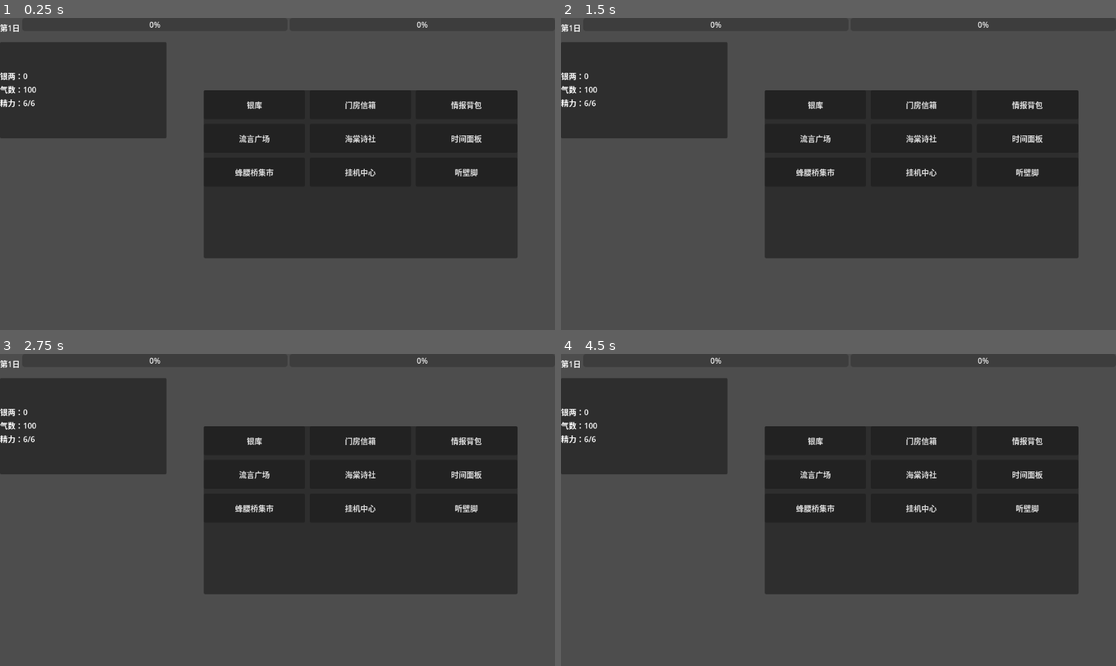
Above: before the commit, frames 1-4 (two rows, left to right).
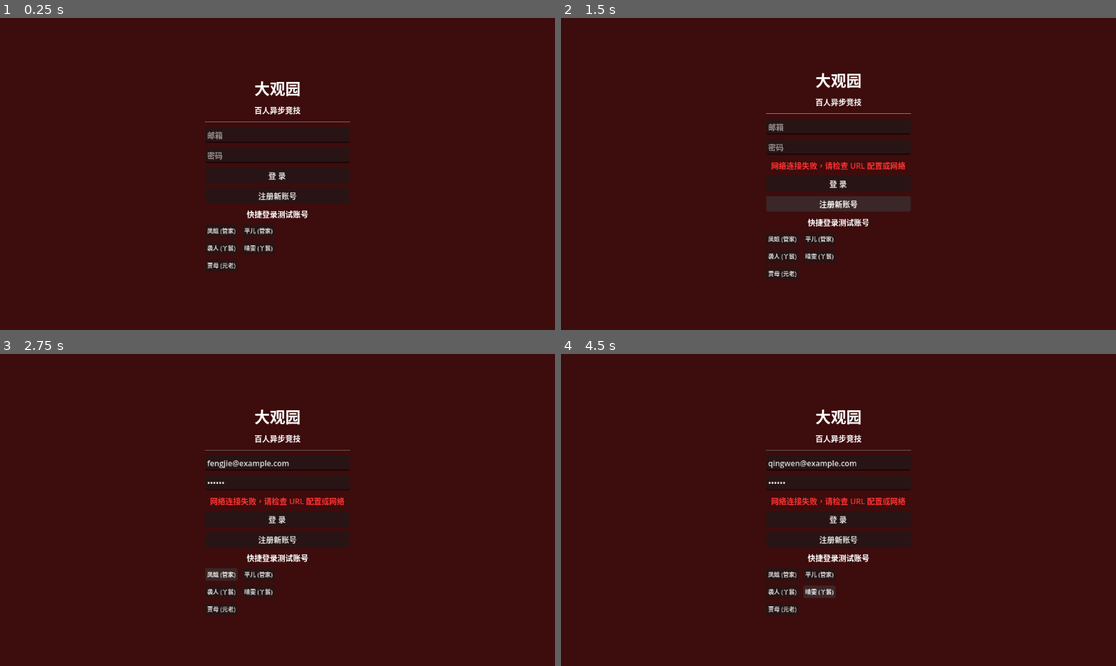
Above: after the commit, the same moments.

Repository: caifangwen/honglou
Game: Godot game, scene res://scenes/main/Main.tscn
Same seed, same stepped clock (60 frames per second), same inputs: the game is played once before the commit and once after it.
Inputs (mouse positions are in pixels of both pictures, inside the frame that each line leads up to):
- Up to frame 1 (0.25 s): no input
- Up to frame 2 (1.5 s): click (838, 174) at 0.5 s, where only the run after the commit has a clickable "登 录"; click (838, 205) at 1.25 s, where only the run after the commit has a clickable "注册新账号"
- Up to frame 3 (2.75 s): click (222, 575) at 2 s, where only the run after the commit has a clickable "凤姐 (管家)"
- Up to frame 4 (4.5 s): click (821, 575) at 2.75 s, where only the run after the commit has a clickable "平儿 (管家)"; click (783, 591) at 3.5 s, where only the run after the commit has a clickable "袭人 (丫鬟)"; click (821, 591) at 4.25 s, where only the run after the commit has a clickable "晴雯 (丫鬟)"

The runs differ from the first frame. In frame 1, 97% of the frame differs, in the area x 0-100%, y 0-100%; in frame 2, 96%; in frame 3, 97%; in frame 4, 97%.

Commit message:
完成 可以开始加新功能了

Diff:
--- a/core/PlayerState.gd
+++ b/core/PlayerState.gd
@@ -16,8 +16,11 @@
 # 各阶层通用数值（根据角色阶层初始化不同值）
 var stamina: int = 6:
 	set(val):
-		stamina = val
-		stamina_changed.emit(stamina)
+		if stamina != val:
+			stamina = val
+			# 更新基础值时重置刷新时间，以当前时间为准
+			last_stamina_refresh = int(Time.get_unix_time_from_system())
+			stamina_changed.emit(stamina)
 var stamina_max: int = 6
 var qi_shu: int = GameConfig.INIT_QI_SHU:
 	set(val):
@@ -54,6 +57,14 @@
 	current_game_id = _safe_get(row, "current_game_id", "")
 	stamina         = _safe_get(row, "stamina", stamina)
 	stamina_max     = _safe_get(row, "stamina_max", stamina_max)
+
+	# 处理精力刷新时间
+	var refreshed_at = _safe_get(row, "stamina_refreshed_at", "")
+	if refreshed_at != "":
+		last_stamina_refresh = _parse_iso_timestamp(refreshed_at)
+	else:
+		last_stamina_refresh = int(Time.get_unix_time_from_system())
+
 	qi_shu          = _safe_get(row, "qi_points", qi_shu)
 	silver          = _safe_get(row, "silver", silver)
 	face_value      = _safe_get(row, "face_value", face_value)
@@ -63,6 +74,13 @@
 func _safe_get(dict: Dictionary, key: String, default: Variant) -> Variant:
 	var val: Variant = dict.get(key)
 	return val if val != null else default
+
+func _parse_iso_timestamp(iso_str: String) -> int:
+	if iso_str == "":
+		return int(Time.get_unix_time_from_system())
+	# 处理常见格式，去掉 T、Z、+ 等干扰
+	var clean = iso_str.replace("T", " ").split("+")[0].split("Z")[0]
+	return int(Time.get_unix_time_from_datetime_string(clean))
 
 func initialize(role: String) -> void:
 	role_class = role
@@ -87,7 +105,31 @@
 	var current: int = get_current_stamina()
 	if current < amount:
 		return false
+	# 设置 stamina 会触发 setter 自动更新 last_stamina_refresh 和发出信号
 	stamina = current - amount
-	last_stamina_refresh = int(Time.get_unix_time_from_system())
-	stamina_changed.emit(stamina)
+	# 消耗精力后同步到数据库
+	sync_to_db()
 	return true
+
+func sync_to_db() -> void:
+	if player_db_id == "":
+		print("[PlayerState] player_db_id is empty, skipping sync")
+		return
+
+	var data = {
+		"stamina": stamina,
+		"stamina_refreshed_at": Time.get_datetime_string_from_system(false, true),
+		"qi_points": qi_shu,
+		"silver": silver,
+		"prestige": prestige,
+		"loyalty": loyalty,
+		"face_value": face_value
+	}
+
+	print("[PlayerState] Syncing to DB: ", data)
+	# 使用 db_update 而不是 update_into_table，因为 db_update 处理了 rest/v1 前缀
+	var res = await SupabaseManager.db_update("players", "id=eq." + player_db_id, data)
+	if res["code"] != 200:
+		push_error("[PlayerState] Sync to DB failed: " + str(res.get("error", "unknown")))
+	else:
+		print("[PlayerState] Sync to DB successful")
--- a/features/eavesdrop/EavesdropHub.gd
+++ b/features/eavesdrop/EavesdropHub.gd
@@ -154,7 +154,7 @@
 
 func _on_back_pressed():
 	back_pressed.emit()
-	get_tree().change_scene_to_file("res://scenes/Hub.tscn")
+	get_tree().change_scene_to_file("res://scenes/main/Hub.tscn")
 
 func _on_refresh_pressed():
 	refresh_btn.disabled = true
--- a/features/eavesdrop/EavesdropScene.gd
+++ b/features/eavesdrop/EavesdropScene.gd
@@ -4,13 +4,13 @@
 
 signal eavesdrop_started(success: bool)
 
-@onready var grid_container = $MainContainer/GridContainer
+@onready var grid_container = $MainContainer/ScrollContainer/GridContainer
 @onready var duration_spin = $MainContainer/ControlPanel/DurationPanel/VBoxContainer/SpinBox
 @onready var start_btn = $BottomBar/StartBtn
 @onready var duo_panel = $MainContainer/ControlPanel/DuoPanel
 @onready var partner_label = $MainContainer/ControlPanel/DuoPanel/VBoxContainer/PartnerLabel
 @onready var partner_scene_option = $MainContainer/ControlPanel/DuoPanel/VBoxContainer/OptionButton
-@onready var duo_hint_label = $MainContainer/ControlPanel/DuoHintLabel
+@onready var duo_hint_label = $MainContainer/DuoHintLabel
 @onready var back_btn = $TopBar/BackButton
 @onready var stamina_label = $TopBar/StaminaLabel
 @onready var refresh_btn = $TopBar/RefreshBtn
@@ -43,10 +43,27 @@
 	print("[EavesdropScene] Checking partner relationship...")
 	await _check_partner_relationship()
 
+	# 连接精力变化信号，确保 UI 同步
+	if not PlayerState.stamina_changed.is_connected(_on_stamina_changed_signal):
+		PlayerState.stamina_changed.connect(_on_stamina_changed_signal)
+
+	# 主动刷新一次最新的玩家状态（确保与其他模块同步）
+	await _refresh_player_state()
+
 	# 更新精力显示
 	_update_stamina_display_async()
 
 	print("[EavesdropScene] _ready completed")
+
+func _refresh_player_state():
+	print("[EavesdropScene] _refresh_player_state called")
+	var res = await SupabaseManager.db_get("/rest/v1/players?auth_uid=eq.%s&select=*" % SupabaseManager.current_uid)
+	if res["code"] == 200 and not res["data"].is_empty():
+		PlayerState.load_from_db(res["data"][0])
+		print("[EavesdropScene] PlayerState refreshed from DB")
+
+func _on_stamina_changed_signal(_new_val):
+	_update_stamina_display_async()
 
 func _setup_static_ui():
 	print("[EavesdropScene] _setup_static_ui called")
@@ -378,14 +395,17 @@
 
 func _add_debug_stamina():
 	PlayerState.stamina = min(PlayerState.stamina + 3, PlayerState.stamina_max)
-	PlayerState.last_stamina_refresh = int(Time.get_unix_time_from_system())
+	# 不需要手动设置 last_stamina_refresh，setter 已经处理了
 
 	print("[EavesdropScene] 调试：精力已设置为 %d/%d" % [PlayerState.stamina, PlayerState.stamina_max])
+
+	# 同步到数据库，使其他场景可见
+	await PlayerState.sync_to_db()
 
 	# 更新显示
 	_update_stamina_display_async()
 
-	_show_info("精力已补充 3 点，当前：%d/%d" % [PlayerState.stamina, PlayerState.stamina_max])
+	_show_info("精力已补充 3 点，当前：%d/%d (已同步至云端)" % [PlayerState.stamina, PlayerState.stamina_max])
 
 func _on_start_pressed():
 	print("[EavesdropScene] _on_start_pressed called")
@@ -451,7 +471,7 @@
 		# 延迟后返回，使用 call_deferred 避免场景切换问题
 		await get_tree().create_timer(1.5).timeout
 		if is_instance_valid(self):
-			get_tree().change_scene_to_file.call_deferred("res://scenes/Hub.tscn")
+			get_tree().change_scene_to_file.call_deferred("res://scenes/main/Hub.tscn")
 	else:
 		_show_error("开始挂机失败，请查看控制台日志获取详细信息")
 		start_btn.disabled = false
@@ -476,7 +496,7 @@
 	var tree = get_tree()
 	if not tree or not is_instance_valid(tree):
 		return
-	var err = tree.change_scene_to_file("res://scenes/Hub.tscn")
+	var err = tree.change_scene_to_file("res://scenes/main/Hub.tscn")
 	if err != OK:
 		push_error("[EavesdropScene] Failed to change scene: %d" % err)
 
--- a/features/eavesdrop/EavesdropScene.tscn
+++ b/features/eavesdrop/EavesdropScene.tscn
@@ -11,6 +11,15 @@
 grow_vertical = 2
 script = ExtResource("1_script")
 
+[node name="Background" type="ColorRect" parent="."]
+layout_mode = 1
+anchors_preset = 15
+anchor_right = 1.0
+anchor_bottom = 1.0
+grow_horizontal = 2
+grow_vertical = 2
+color = Color(0.12, 0.12, 0.15, 1)
+
 [node name="ErrorDialog" type="AcceptDialog" parent="." unique_id=2093142222]
 title = "错误"
 size = Vector2i(400, 150)
@@ -23,84 +32,59 @@
 title = "精力调试"
 size = Vector2i(450, 200)
 
-[node name="TopBar" type="HBoxContainer" parent="."]
-layout_mode = 1
-anchors_preset = 10
-anchor_right = 1.0
-offset_bottom = 50.0
-grow_horizontal = 2
-theme_override_constants/separation = 15
-mouse_filter = 2
-
-[node name="BackButton" type="Button" parent="TopBar"]
-custom_minimum_size = Vector2(100, 40)
-layout_mode = 2
-mouse_filter = 2
-text = "返回"
-
-[node name="StaminaLabel" type="Label" parent="TopBar"]
-layout_mode = 2
-theme_override_font_sizes/font_size = 16
-text = "当前精力：8/8 | 消耗：2"
-horizontal_alignment = 0
-mouse_filter = 1
-
-[node name="RefreshBtn" type="Button" parent="TopBar"]
-custom_minimum_size = Vector2(100, 40)
-layout_mode = 2
-mouse_filter = 2
-text = "刷新"
-
-[node name="DebugStaminaBtn" type="Button" parent="TopBar"]
-custom_minimum_size = Vector2(120, 40)
-layout_mode = 2
-mouse_filter = 2
-text = "调试：精力 +3"
-
 [node name="MainContainer" type="VBoxContainer" parent="."]
 layout_mode = 1
 anchors_preset = 15
 anchor_right = 1.0
 anchor_bottom = 1.0
-offset_top = 60.0
-offset_bottom = -90.0
+offset_left = 30.0
+offset_top = 80.0
+offset_right = -30.0
+offset_bottom = -110.0
 grow_horizontal = 2
 grow_vertical = 2
-theme_override_constants/separation = 10
+theme_override_constants/separation = 15
+mouse_filter = 1
 
 [node name="TitleLabel" type="Label" parent="MainContainer"]
 layout_mode = 2
-theme_override_font_sizes/font_size = 24
+theme_override_font_sizes/font_size = 28
 text = "选择监听场景"
 horizontal_alignment = 1
 
-[node name="GridContainer" type="GridContainer" parent="MainContainer"]
+[node name="ScrollContainer" type="ScrollContainer" parent="MainContainer"]
 layout_mode = 2
 size_flags_vertical = 3
-theme_override_constants/h_separation = 15
-theme_override_constants/v_separation = 15
+horizontal_scroll_mode = 0
+
+[node name="GridContainer" type="GridContainer" parent="MainContainer/ScrollContainer"]
+layout_mode = 2
+size_flags_horizontal = 3
+theme_override_constants/h_separation = 20
+theme_override_constants/v_separation = 20
 columns = 3
 
 [node name="ControlPanel" type="HBoxContainer" parent="MainContainer"]
 layout_mode = 2
-theme_override_constants/separation = 20
+theme_override_constants/separation = 30
 alignment = 1
 
-[node name="DurationPanel" type="PanelContainer" parent="ControlPanel"]
-custom_minimum_size = Vector2(250, 60)
+[node name="DurationPanel" type="PanelContainer" parent="MainContainer/ControlPanel"]
+custom_minimum_size = Vector2(250, 80)
 layout_mode = 2
 
-[node name="VBoxContainer" type="VBoxContainer" parent="ControlPanel/DurationPanel"]
+[node name="VBoxContainer" type="VBoxContainer" parent="MainContainer/ControlPanel/DurationPanel"]
 layout_mode = 2
 theme_override_constants/separation = 5
+alignment = 1
 
-[node name="DurationLabel" type="Label" parent="ControlPanel/DurationPanel/VBoxContainer"]
+[node name="DurationLabel" type="Label" parent="MainContainer/ControlPanel/DurationPanel/VBoxContainer"]
 layout_mode = 2
 theme_override_font_sizes/font_size = 16
-text = "挂机时长："
+text = "挂机时长（小时）"
 horizontal_alignment = 1
 
-[node name="SpinBox" type="SpinBox" parent="ControlPanel/DurationPanel/VBoxContainer"]
+[node name="SpinBox" type="SpinBox" parent="MainContainer/ControlPanel/DurationPanel/VBoxContainer"]
 layout_mode = 2
 size_flags_horizontal = 4
 min_value = 1.0
@@ -108,48 +92,92 @@
 value = 1.0
 alignment = 1
 
-[node name="DuoPanel" type="PanelContainer" parent="ControlPanel"]
+[node name="DuoPanel" type="PanelContainer" parent="MainContainer/ControlPanel"]
 visible = false
-custom_minimum_size = Vector2(300, 60)
+custom_minimum_size = Vector2(300, 80)
 layout_mode = 2
 
-[node name="VBoxContainer" type="VBoxContainer" parent="ControlPanel/DuoPanel"]
+[node name="VBoxContainer" type="VBoxContainer" parent="MainContainer/ControlPanel/DuoPanel"]
 layout_mode = 2
 theme_override_constants/separation = 5
+alignment = 1
 
-[node name="PartnerLabel" type="Label" parent="ControlPanel/DuoPanel/VBoxContainer"]
+[node name="PartnerLabel" type="Label" parent="MainContainer/ControlPanel/DuoPanel/VBoxContainer"]
 layout_mode = 2
 theme_override_font_sizes/font_size = 16
 text = "搭档：某某某"
 horizontal_alignment = 1
 
-[node name="OptionButton" type="OptionButton" parent="ControlPanel/DuoPanel/VBoxContainer"]
+[node name="OptionButton" type="OptionButton" parent="MainContainer/ControlPanel/DuoPanel/VBoxContainer"]
 layout_mode = 2
 size_flags_horizontal = 4
 alignment = 1
 
-[node name="DuoHintLabel" type="Label" parent="ControlPanel"]
+[node name="DuoHintLabel" type="Label" parent="MainContainer"]
 layout_mode = 2
 theme_override_colors/font_color = Color(0.7, 0.7, 0.7, 1)
-theme_override_font_sizes/font_size = 12
+theme_override_font_sizes/font_size = 14
 text = "提示：与丫鬟建立对食关系后可启用双人挂机，获得额外情报奖励"
+horizontal_alignment = 1
 autowrap_mode = 2
 
+[node name="TopBar" type="HBoxContainer" parent="."]
+z_index = 10
+layout_mode = 1
+anchors_preset = 10
+anchor_right = 1.0
+offset_left = 20.0
+offset_top = 15.0
+offset_right = -20.0
+offset_bottom = 65.0
+grow_horizontal = 2
+theme_override_constants/separation = 15
+mouse_filter = 0
+
+[node name="BackButton" type="Button" parent="TopBar"]
+custom_minimum_size = Vector2(120, 45)
+layout_mode = 2
+mouse_filter = 0
+text = "返回"
+
+[node name="StaminaLabel" type="Label" parent="TopBar"]
+layout_mode = 2
+size_flags_horizontal = 3
+theme_override_font_sizes/font_size = 18
+text = "当前精力：8/8 | 消耗：2"
+horizontal_alignment = 1
+vertical_alignment = 1
+mouse_filter = 1
+
+[node name="RefreshBtn" type="Button" parent="TopBar"]
+custom_minimum_size = Vector2(100, 45)
+layout_mode = 2
+mouse_filter = 0
+text = "刷新"
+
+[node name="DebugStaminaBtn" type="Button" parent="TopBar"]
+custom_minimum_size = Vector2(140, 45)
+layout_mode = 2
+mouse_filter = 0
+text = "调试：精力 +3"
+
 [node name="BottomBar" type="HBoxContainer" parent="."]
+z_index = 10
 layout_mode = 1
 anchors_preset = 12
 anchor_top = 1.0
 anchor_right = 1.0
 anchor_bottom = 1.0
-offset_top = -80.0
+offset_top = -100.0
 grow_horizontal = 2
 grow_vertical = 0
 theme_override_constants/separation = 20
 alignment = 1
+mouse_filter = 0
 
 [node name="StartBtn" type="Button" parent="BottomBar"]
-custom_minimum_size = Vector2(300, 60)
+custom_minimum_size = Vector2(400, 70)
 layout_mode = 2
-size_flags_horizontal = 3
 theme_override_font_sizes/font_size = 24
+mouse_filter = 0
 text = "开始挂机"
--- a/features/eavesdrop/IntelBag.gd
+++ b/features/eavesdrop/IntelBag.gd
@@ -401,8 +401,8 @@
 # UI 更新
 # ---------------------------------------------------------
 
-func _on_stamina_changed(val: int) -> void:
-	stamina_label.text = "精力：%d/%d" % [val, PlayerState.stamina_max]
+func _on_stamina_changed(_val: int) -> void:
+	stamina_label.text = "精力：%d/%d" % [PlayerState.get_current_stamina(), PlayerState.stamina_max]
 
 func _on_qi_shu_changed(val: int) -> void:
 	qi_shu_label.text = "气数：%d" % val
@@ -435,10 +435,10 @@
 	get_tree().change_scene_to_file("res://features/eavesdrop/EavesdropScene.tscn")
 
 func _on_go_market_pressed() -> void:
-	get_tree().change_scene_to_file("res://scenes/Market.tscn")
+	get_tree().change_scene_to_file("res://features/market/BridgeMarket.tscn")
 
 func _on_BackBtn_pressed() -> void:
-	get_tree().change_scene_to_file("res://scenes/Hub.tscn")
+	get_tree().change_scene_to_file("res://scenes/main/Hub.tscn")
 
 func _on_InboxBtn_pressed() -> void:
-	get_tree().change_scene_to_file("res://scenes/Inbox.tscn")
+	get_tree().change_scene_to_file("res://features/inbox/Inbox.tscn")
--- a/features/eavesdrop/IntelBagUI.gd
+++ b/features/eavesdrop/IntelBagUI.gd
@@ -9,7 +9,7 @@
 	current_listen_label.text = "当前监听地点：无"
 
 func _on_BackBtn_pressed() -> void:
-	get_tree().change_scene_to_file("res://scenes/Hub.tscn")
+	get_tree().change_scene_to_file("res://scenes/main/Hub.tscn")
 
 func _on_YiHongYuanBtn_pressed() -> void:
 	_set_listen_location("怡红院后窗")
--- a/features/eavesdrop/IntelIntercept.gd
+++ b/features/eavesdrop/IntelIntercept.gd
@@ -19,6 +19,14 @@
 func _ready():
 	_setup_ui()
 	await _load_targets()
+
+	# 连接精力变化信号，确保 UI 同步
+	if not PlayerState.stamina_changed.is_connected(_on_stamina_changed_signal):
+		PlayerState.stamina_changed.connect(_on_stamina_changed_signal)
+
+	_update_stamina_display()
+
+func _on_stamina_changed_signal(_new_val):
 	_update_stamina_display()
 
 func _setup_ui():
--- a/features/inbox/InboxUI.gd
+++ b/features/inbox/InboxUI.gd
@@ -107,4 +107,4 @@
 		_update_unread_count(await InboxManager.load_inbox(current_tab))
 
 func _on_BackBtn_pressed() -> void:
-	get_tree().change_scene_to_file("res://scenes/Hub.tscn")
+	get_tree().change_scene_to_file("res://scenes/main/Hub.tscn")
--- a/features/market/MarketUI.gd
+++ b/features/market/MarketUI.gd
@@ -6,7 +6,7 @@
 	$Header/InboxBtn.pressed.connect(_on_InboxBtn_pressed)
 
 func _on_BackBtn_pressed() -> void:
-	get_tree().change_scene_to_file("res://scenes/Hub.tscn")
+	get_tree().change_scene_to_file("res://scenes/main/Hub.tscn")
 
 func _on_InboxBtn_pressed() -> void:
-	get_tree().change_scene_to_file("res://scenes/Inbox.tscn")
+	get_tree().change_scene_to_file("res://features/inbox/Inbox.tscn")
--- a/features/poetry/PoetryHallUI.gd
+++ b/features/poetry/PoetryHallUI.gd
@@ -8,7 +8,7 @@
     $Header/InboxBtn.pressed.connect(_on_InboxBtn_pressed)
 
 func _on_BackBtn_pressed() -> void:
-    get_tree().change_scene_to_file("res://scenes/Hub.tscn")
+    get_tree().change_scene_to_file("res://scenes/main/Hub.tscn")
 
 func _on_InboxBtn_pressed() -> void:
-    get_tree().change_scene_to_file("res://scenes/Inbox.tscn")
+    get_tree().change_scene_to_file("res://features/inbox/Inbox.tscn")
--- a/features/rumor/RumorBoardUI.gd
+++ b/features/rumor/RumorBoardUI.gd
@@ -42,7 +42,7 @@
 		_load_rumors()
 
 func _on_back_pressed():
-	get_tree().change_scene_to_file("res://scenes/Hub.tscn")
+	get_tree().change_scene_to_file("res://scenes/main/Hub.tscn")
 
 func _on_publish_btn_pressed():
 	# Reuse existing panel or create new one
--- a/features/settlement/SettlementUI.gd
+++ b/features/settlement/SettlementUI.gd
@@ -8,4 +8,4 @@
     pass
 
 func _on_BackBtn_pressed() -> void:
-    get_tree().change_scene_to_file("res://scenes/Hub.tscn")
+    get_tree().change_scene_to_file("res://scenes/main/Hub.tscn")
--- a/features/treasury/TreasuryUI.gd
+++ b/features/treasury/TreasuryUI.gd
@@ -86,20 +86,18 @@
 		push_error("[TreasuryUI] Supabase current_uid is empty")
 		return
 
-	# 1. 获取 players 表中的最新私产和精力
+	# 1. 获取 players 表中的最新属性
 	var p_res = await SupabaseManager.db_get("/rest/v1/players?auth_uid=eq.%s&select=*" % steward_uid)
 	if p_res["code"] == 200 and not p_res["data"].is_empty():
 		var p_data = p_res["data"][0]
-		var private_silver = p_data.get("private_silver", 0)
-		var current_stamina = p_data.get("stamina", 0)
-		var max_stamina = p_data.get("stamina_max", 6)
-		var p_db_id = p_data.get("id", "")
-
-		# 同步到 PlayerState
-		PlayerState.silver = private_silver
-		PlayerState.stamina = current_stamina
-		PlayerState.stamina_max = max_stamina
-		PlayerState.player_db_id = p_db_id
+
+		# 使用 PlayerState 统一加载
+		PlayerState.load_from_db(p_data)
+
+		var private_silver = PlayerState.silver
+		var current_stamina = PlayerState.get_current_stamina()
+		var max_stamina = PlayerState.stamina_max
+		var p_db_id = PlayerState.player_db_id
 
 		if private_assets_label:
 			private_assets_label.text = "个人私产: %d" % private_silver
@@ -741,7 +739,7 @@
 	print("[Debug] No players to distribute to")
 
 func _on_BackBtn_pressed() -> void:
-	get_tree().change_scene_to_file("res://scenes/Hub.tscn")
+	get_tree().change_scene_to_file("res://scenes/main/Hub.tscn")
 
 func _on_InboxBtn_pressed() -> void:
-	get_tree().change_scene_to_file("res://scenes/Inbox.tscn")
+	get_tree().change_scene_to_file("res://features/inbox/Inbox.tscn")
--- a/scenes/debug/DebugPanelUI.gd
+++ b/scenes/debug/DebugPanelUI.gd
@@ -27,7 +27,7 @@
 	_log("调试面板已就绪", "SYSTEM")
 
 func _on_BackBtn_pressed():
-	get_tree().change_scene_to_file("res://scenes/Hub.tscn")
+	get_tree().change_scene_to_file("res://scenes/main/Hub.tscn")
 
 func _setup_ui():
 	# 清空现有 UI
--- a/scenes/main/Hub.tscn
+++ b/scenes/main/Hub.tscn
@@ -100,21 +100,18 @@
 custom_minimum_size = Vector2(120, 60)
 layout_mode = 2
 size_flags_horizontal = 3
-mouse_filter = 2
 text = "银库"
 
 [node name="InboxBtn" type="Button" parent="NavigationPanel/NavigationVBox/Row1"]
 custom_minimum_size = Vector2(120, 60)
 layout_mode = 2
 size_flags_horizontal = 3
-mouse_filter = 2
 text = "门房信箱"
 
 [node name="IntelBagBtn" type="Button" parent="NavigationPanel/NavigationVBox/Row1"]
 custom_minimum_size = Vector2(120, 60)
 layout_mode = 2
 size_flags_horizontal = 3
-mouse_filter = 2
 text = "情报背包"
 
 [node name="Row2" type="HBoxContainer" parent="NavigationPanel/NavigationVBox"]
@@ -125,21 +122,18 @@
 custom_minimum_size = Vector2(120, 60)
 layout_mode = 2
 size_flags_horizontal = 3
-mouse_filter = 2
 text = "流言广场"
 
 [node name="PoetryHallBtn" type="Button" parent="NavigationPanel/NavigationVBox/Row2"]
 custom_minimum_size = Vector2(120, 60)
 layout_mode = 2
 size_flags_horizontal = 3
-mouse_filter = 2
 text = "海棠诗社"
 
 [node name="TimePanelBtn" type="Button" parent="NavigationPanel/NavigationVBox/Row2"]
 custom_minimum_size = Vector2(120, 60)
 layout_mode = 2
 size_flags_horizontal = 3
-mouse_filter = 2
 text = "时间面板"
 
 [node name="Row3" type="HBoxContainer" parent="NavigationPanel/NavigationVBox"]
@@ -150,21 +144,18 @@
 custom_minimum_size = Vector2(120, 60)
 layout_mode = 2
 size_flags_horizontal = 3
-mouse_filter = 2
 text = "蜂腰桥集市"
 
 [node name="EavesdropHubBtn" type="Button" parent="NavigationPanel/NavigationVBox/Row3"]
 custom_minimum_size = Vector2(120, 60)
 layout_mode = 2
 size_flags_horizontal = 3
-mouse_filter = 2
 text = "挂机中心"
 
 [node name="EavesdropBtn" type="Button" parent="NavigationPanel/NavigationVBox/Row3"]
 custom_minimum_size = Vector2(120, 60)
 layout_mode = 2
 size_flags_horizontal = 3
-mouse_filter = 2
 text = "听壁脚"
 
 [node name="NotificationList" type="VBoxContainer" parent="."]
@@ -183,13 +174,3 @@
 anchor_bottom = 1.0
 visible = false
 mouse_filter = 1
-
-[connection signal="pressed" from="NavigationGrid/TreasuryBtn" to="." method="_on_TreasuryBtn_pressed"]
-[connection signal="pressed" from="NavigationGrid/InboxBtn" to="." method="_on_InboxBtn_pressed"]
-[connection signal="pressed" from="NavigationGrid/IntelBagBtn" to="." method="_on_IntelBagBtn_pressed"]
-[connection signal="pressed" from="NavigationGrid/RumorBoardBtn" to="." method="_on_RumorBoardBtn_pressed"]
-[connection signal="pressed" from="NavigationGrid/PoetryHallBtn" to="." method="_on_PoetryHallBtn_pressed"]
-[connection signal="pressed" from="NavigationGrid/TimePanelBtn" to="." method="_on_TimePanelBtn_pressed"]
-[connection signal="pressed" from="NavigationGrid/MarketBtn" to="." method="_on_MarketBtn_pressed"]
-[connection signal="pressed" from="NavigationGrid/EavesdropHubBtn" to="." method="_on_EavesdropHubBtn_pressed"]
-[connection signal="pressed" from="NavigationGrid/EavesdropBtn" to="." method="_on_EavesdropBtn_pressed"]
--- a/scenes/main/HubUI.gd
+++ b/scenes/main/HubUI.gd
@@ -84,8 +84,7 @@
 	role_class_label.text = PlayerState.role_class
 	silver_label.text = "银两：%d" % PlayerState.silver
 	qi_shu_label.text = "气数：%d" % PlayerState.qi_shu
-	if is_instance_valid(stamina_label):
-		stamina_label.text = "精力：%d/%d" % [PlayerState.stamina, PlayerState.stamina_max]
+	_update_stamina_display()
 
 func _on_deficit_changed(new_value: float) -> void:
 	deficit_bar.value = new_value
@@ -94,15 +93,17 @@
 	conflict_bar.value = new_value
 
 func _on_silver_changed(new_value: int) -> void:
-	silver_label.text = str(new_value)
+	silver_label.text = "银两：%d" % new_value
 
 func _on_qi_shu_changed(new_value: int) -> void:
-	qi_shu_label.text = str(new_value)
+	qi_shu_label.text = "气数：%d" % new_value
 
 func _on_stamina_changed(_new_value: int) -> void:
-	# 更新精力显示
+	_update_stamina_display()
+
+func _update_stamina_display() -> void:
 	if is_instance_valid(stamina_label):
-		stamina_label.text = "精力：%d/%d" % [PlayerState.stamina, PlayerState.stamina_max]
+		stamina_label.text = "精力：%d/%d" % [PlayerState.get_current_stamina(), PlayerState.stamina_max]
 
 # === 导航按钮回调 ===
 
--- a/scenes/main/Login.tscn
+++ b/scenes/main/Login.tscn
@@ -68,12 +68,10 @@
 
 [node name="LoginBtn" type="Button" parent="CenterContainer/LoginPanel"]
 layout_mode = 2
-mouse_filter = 2
 text = "登 录"
 
 [node name="RegisterBtn" type="Button" parent="CenterContainer/LoginPanel"]
 layout_mode = 2
-mouse_filter = 2
 text = "注册新账号"
 
 [node name="QuickLoginLabel" type="Label" parent="CenterContainer/LoginPanel"]
--- a/scenes/main/Main.gd
+++ b/scenes/main/Main.gd
@@ -16,9 +16,8 @@
 	var current_game_id = "00000000-0000-0000-0000-000000000001"
 	GameTime.load_game_data(current_game_id)
 
-	print("[Main] Calling call_deferred(_go_to_hub) - SKIP LOGIN FOR TEST")
-	# 测试：直接跳转到 Hub（跳过登录）
-	call_deferred("_go_to_hub")
+	# 默认从登录开始
+	call_deferred("_go_to_login")
 
 func _setup_debug_time_panel() -> void:
 	var debug_scene = load("res://scenes/debug/DebugTimePanel.tscn")
--- a/scenes/main/RoleSelect.tscn
+++ b/scenes/main/RoleSelect.tscn
@@ -268,7 +268,6 @@
 grow_horizontal = 2
 grow_vertical = 0
 disabled = true
-mouse_filter = 2
 text = "进入大观园"
 
 [connection signal="pressed" from="ConfirmBtn" to="." method="_on_confirm_btn_pressed"]
